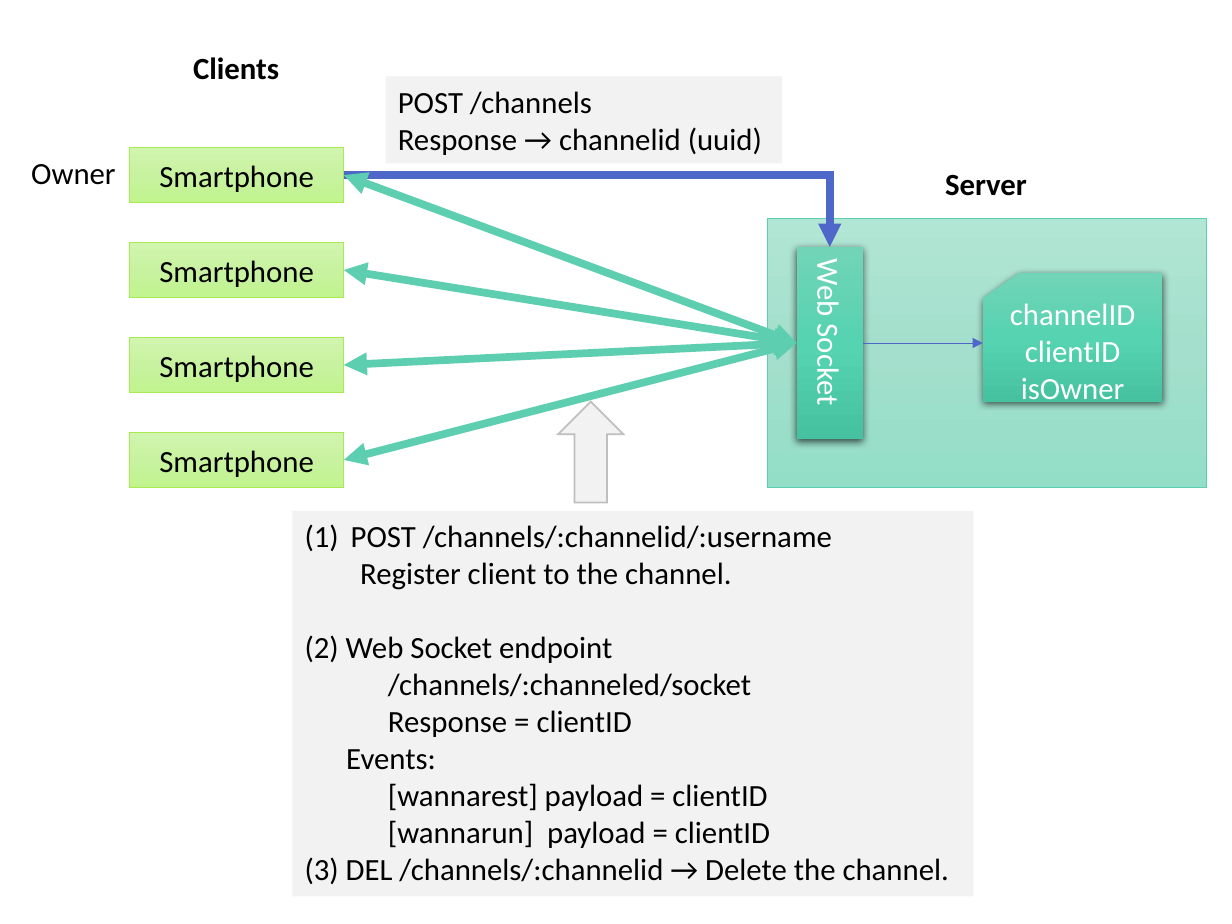
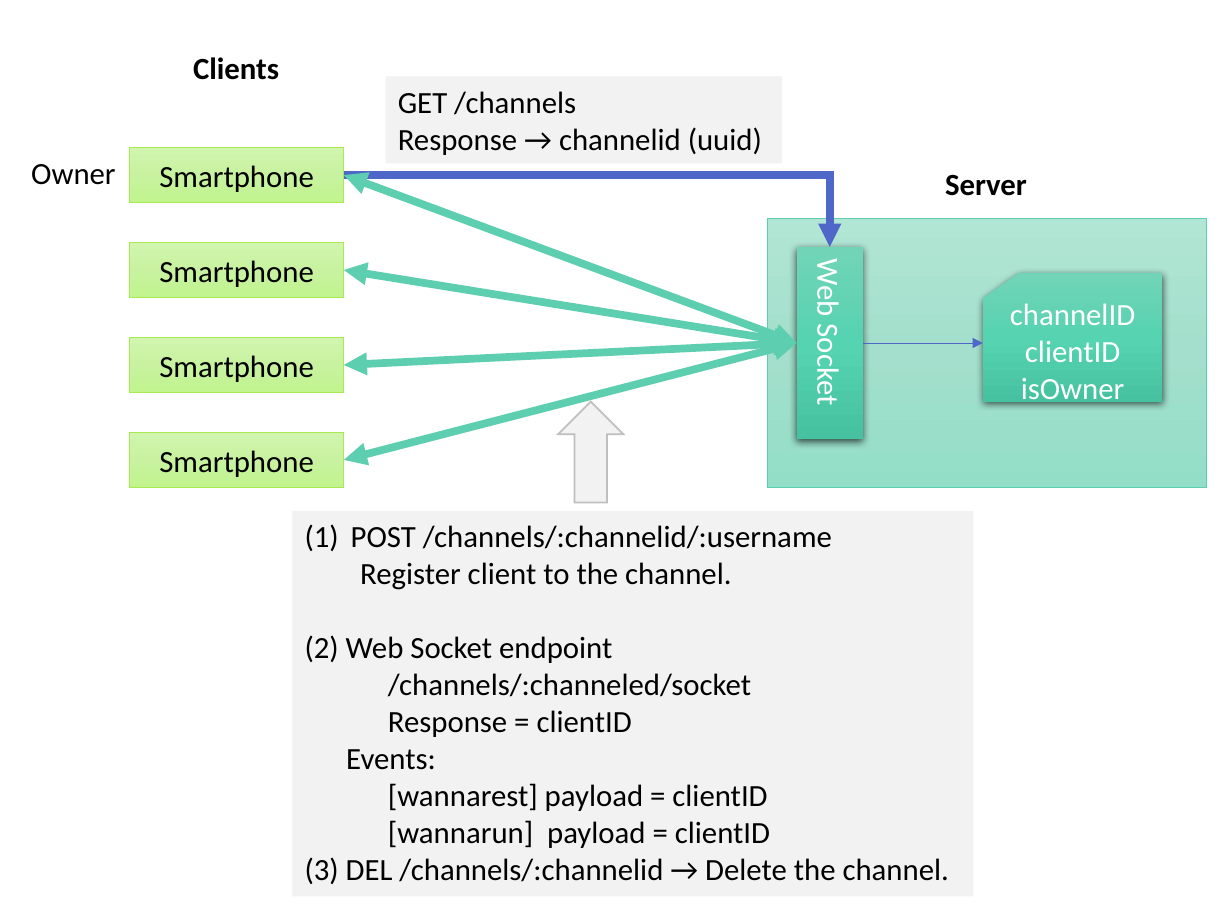
Before and after one commit to mzmttks/kawatteyo, a slide deck: slide 1 of images/design.pptx. Drawn at 1232x924 pixels with LibreOffice and Linux fonts; fonts in the diff are those of the drawing. Boxes give left, top, right and bottom in pixels: in the first picture for what was removed or moved away, otherwise in the second. Text is boxed around its words. In the diff, an @@ line names an element or a change of style, - is before the commit and + after.

```diff
--- a/images/design.pptx
+++ b/images/design.pptx
@@ text in rectangle at (398, 91, 576, 115): text changed @@
-POST /channels
+GET /channels
```
Also in this commit, not shown: 4 other files.
